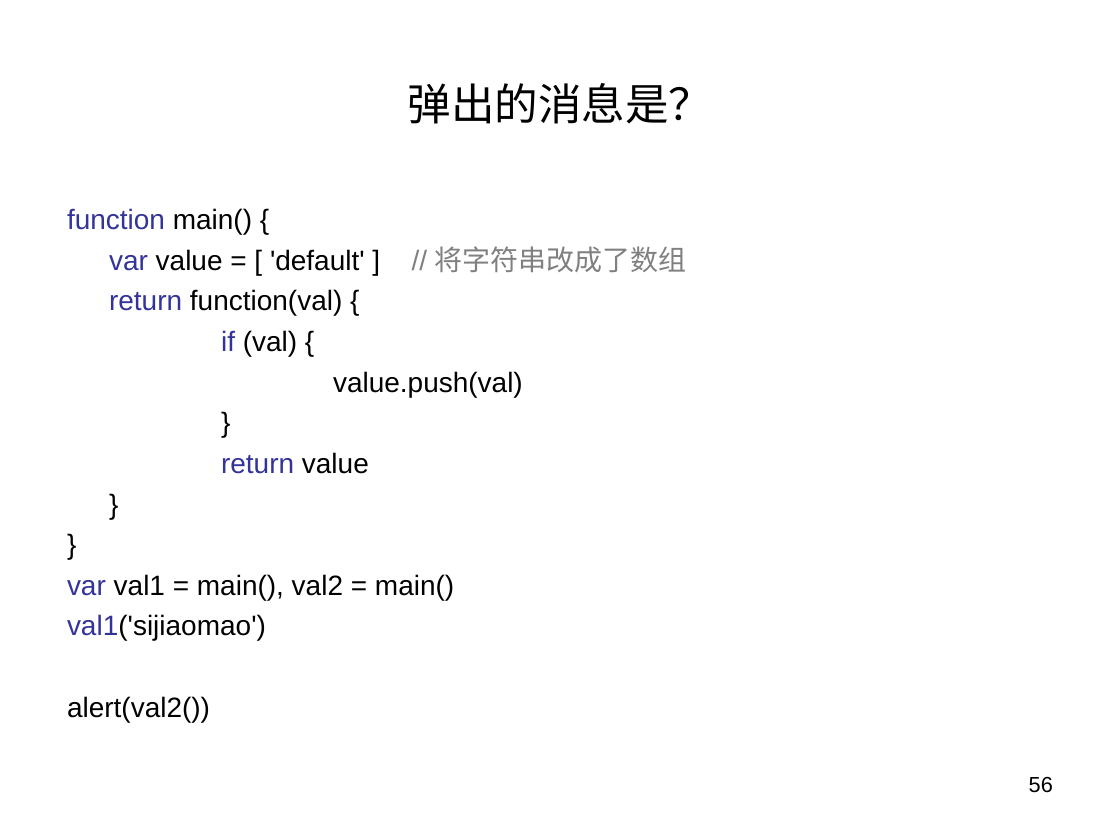
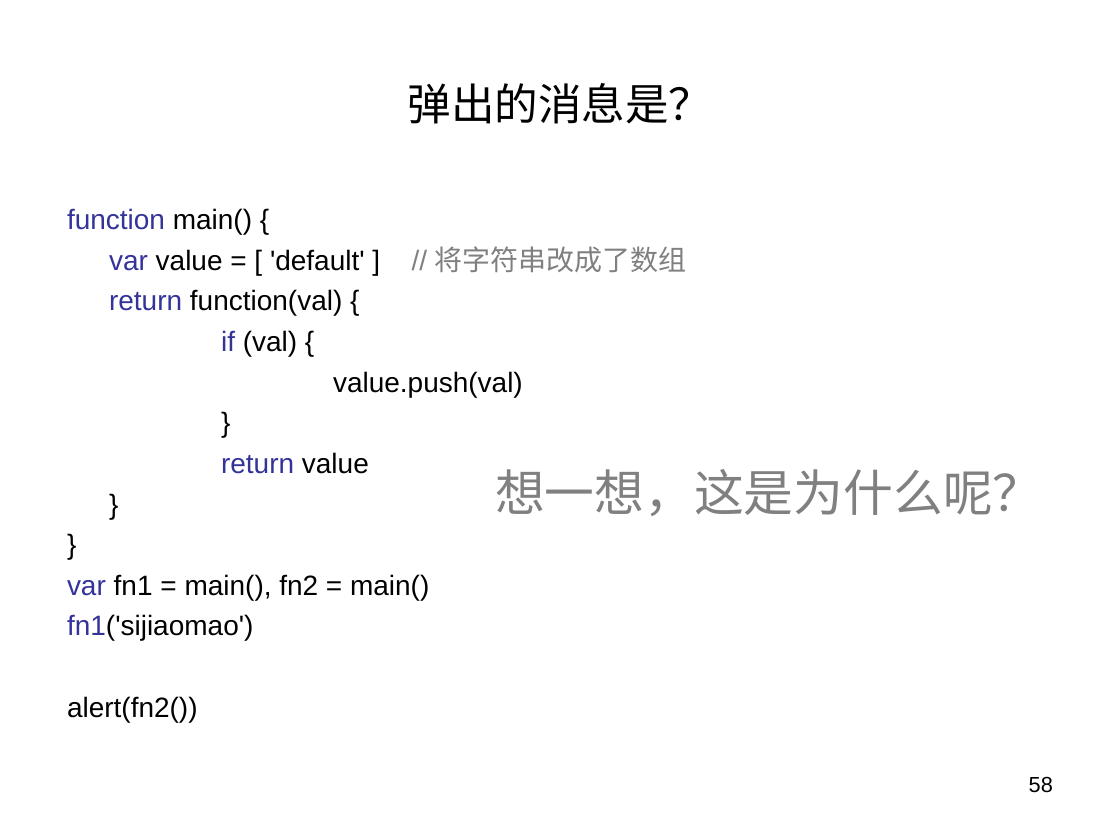
Before and after one commit to panxuepeng/javascript, a slide deck: slide 58 of ppt/第二天课程.ppt (slide 56 before the commit). Drawn at 1120x840 pixels with LibreOffice and Linux fonts; fonts in the diff are those of the drawing. Boxes give left, top, right and bottom in pixels: in the first picture for what was removed or moved away, otherwise in the second. Text is boxed around its words. In the diff, an @@ line names an element or a change of style, - is before the commit and + after.

```diff
--- a/ppt/第二天课程.ppt
+++ b/ppt/第二天课程.ppt
@@ rectangle added at (x1=474, y1=430, x2=1064, y2=552), fill #FFFFFF, outline #FFFFFF 0.74 pt, 32 pt, text #808080 @@
+想一想，这是为什么呢？
@@ text at (x1=67, y1=574, x2=429, y2=722): text changed @@
-var val1 = main(), val2 = main()
-val1('sijiaomao')
-alert(val2())
+var fn1 = main(), fn2 = main()
+fn1('sijiaomao')
+alert(fn2())
@@ page number at (x1=1029, y1=776, x2=1053, y2=793): text changed @@
-56
+58
```
Also in this commit, not shown: 8 other slides changed, 2 slides added, 3 other files.
